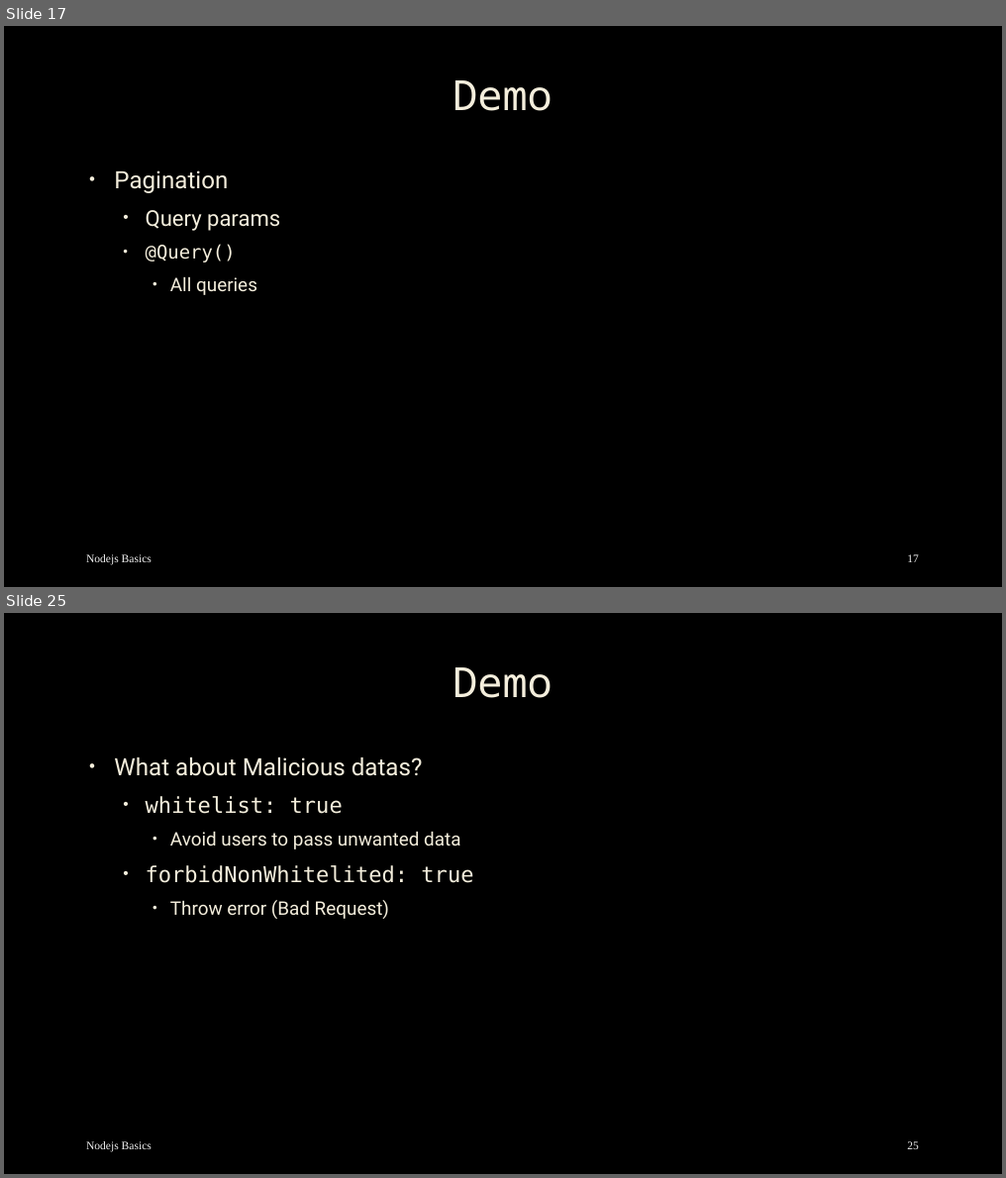
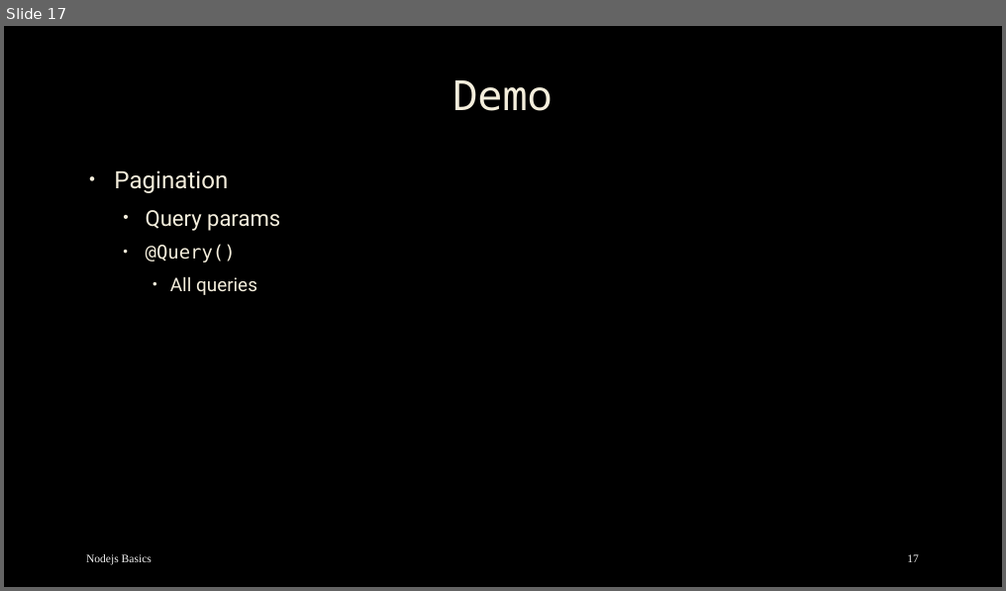
Before and after one commit to mostafa8026/nestjs-course, a slide deck: nestjs/nestjs-01.pptx. Shown one above the other, each under a label of ours: slides 17 and 25 before the commit, slide 17 after it; the slides between them are not shown. The pictures are 1006x1178 and 1006x591 pixels, drawn with LibreOffice and Linux fonts; fonts in the diff are those of the drawing; background and template pictures are left out. Boxes give left, top, right and bottom in pixels: in the first picture for what was removed or moved away, otherwise in the second. Text is boxed around its words. In the diff, an @@ line names an element or a change of style, - is before the commit and + after.

```diff
--- a/nestjs/nestjs-01.pptx
+++ b/nestjs/nestjs-01.pptx
@@ slide 25 removed at (4,613,1002,1174), background picture (left out) @@
@@ title removed at (452,667,552,698) @@
-Demo
@@ text removed at (114,758,473,919) @@
-• What about Malicious datas?
-  • whitelist: true
-    • Avoid users to pass unwanted data
-  • forbidNonWhitelited: true
-    • Throw error (Bad Request)
@@ text removed at (86,1142,152,1153) @@
-Nodejs Basics
@@ page number removed at (907,1142,919,1150) @@
-25
```
Also in this commit, not shown: 9 other slides removed, 36 other files.
